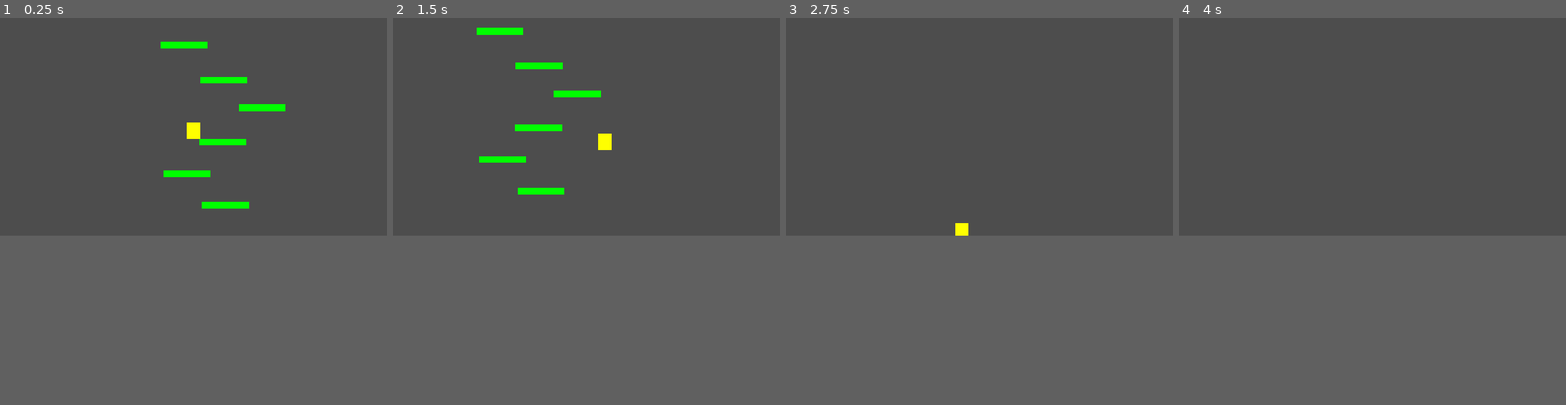
Above: before the commit, frames 1-4 (left to right).
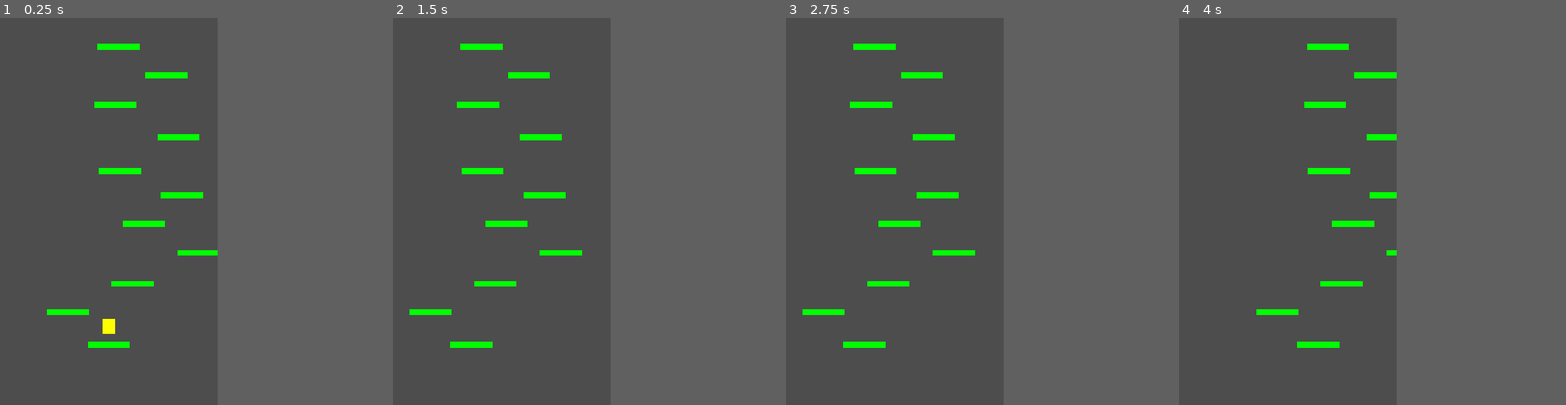
Above: after the commit, the same moments.

Repository: mezegis-hub/Vertical-Jumper
Game: Godot game, scene res://Scene/main.tscn
The game is run twice, just before and just after one commit, with the same random seed, the same clock (stepped at 60 frames per second) and the same inputs.
Inputs:
- Up to frame 1 (0.25 s): no input
- Up to frame 2 (1.5 s): tap Enter (ui_accept) at 0.5, 0.77 s; hold Right (ui_right) from 0.53 s (still down)
- Up to frame 3 (2.75 s): tap Enter (ui_accept) at 1.52 s; release Right (ui_right) at 2.03 s; hold Left (ui_left) from 2.03 s (still down)
- Up to frame 4 (4 s): release Left (ui_left) at 2.78 s; hold Right (ui_right) from 2.78 s (still down); tap Enter (ui_accept) at 3.02, 3.77 s
In our replay, the window is 800x450 before the commit and 450x800 after it. These sizes can differ from the game's own. Grey fills any space a smaller window leaves; there, only what the larger window draws over its background counts as a difference.

The runs differ from the first frame. In frame 1, 3.4% of the frame differs, in the area x 12-74%, y 6-86%; in frame 2, 3.2%; in frame 3, 2.0%; in frame 4, 1.7%.

Commit message:
screen wrapping
added screen wrapping
changed window size
changed camera setting
reverted to 'space bar' to jump

Diff:
--- a/Scene/main.tscn
+++ b/Scene/main.tscn
@@ -7,7 +7,7 @@
 [node name="Main" type="Node2D" unique_id=1778091553]
 
 [node name="Player" parent="." unique_id=726204177 instance=ExtResource("1_f6udf")]
-position = Vector2(305, 256)
+position = Vector2(0, -100)
 
 [node name="PlatformGenerator" type="Node2D" parent="." unique_id=482221497 node_paths=PackedStringArray("player")]
 script = ExtResource("3_r34rm")
--- a/Scene/player.tscn
+++ b/Scene/player.tscn
@@ -19,4 +19,8 @@
 shape = SubResource("RectangleShape2D_ublff")
 
 [node name="Camera2D" type="Camera2D" parent="." unique_id=1371268473]
+offset = Vector2(0, -300)
+limit_left = -460
+limit_right = 460
+limit_bottom = 500
 position_smoothing_enabled = true
--- a/Scripts/platform_generator.gd
+++ b/Scripts/platform_generator.gd
@@ -6,70 +6,76 @@
 
 
 
-const PLATFORM_COUNT = 20
+const INITIAL_PLATFORM_COUNT = 1
+const GENERATION_DISTANCE = 1500.0
+
 const MIN_VERTICAL_DISTANCE = 80.0
-const MAX_VERTICAL_DISTANCE = 110.0
+const MAX_VERTICAL_DISTANCE = 120.0
 
-const MIN_HORIZONTAL_DISTANCE = 100.0
-const MAX_HORIZONTAL_DISTANCE = 160.0
+const MIN_HORIZONTAL_DISTANCE = 120.0
+const MAX_HORIZONTAL_DISTANCE = 220.0
 
-const SCREEN_LEFT = 100.0
-const SCREEN_RIGHT = 700.0
+const SCREEN_LEFT = -300.0
+const SCREEN_RIGHT = 300.0
 
 
+var current_position = Vector2(0, 0)
+
 func _ready() -> void:
-	#generate_platform()
-	var current_position = Vector2(400, 500)
+	for i in INITIAL_PLATFORM_COUNT:
+		generate_platform()
 
-	for i in PLATFORM_COUNT:
-		var platform = platform_scene.instantiate()
-		add_child(platform)
+func _process(_delta: float) -> void:
+	if player.position.y < current_position.y + GENERATION_DISTANCE:
+		generate_platform()
 
-		platform.position = current_position
+func generate_platform() -> void:
+	var platform = platform_scene.instantiate()
+	add_child(platform)
 
-		var random_y = randf_range(
-			MIN_VERTICAL_DISTANCE,
-			MAX_VERTICAL_DISTANCE
-		)
-		var left_wall = SCREEN_LEFT
-		var left_min = current_position.x - MAX_HORIZONTAL_DISTANCE
-		var left_max = current_position.x - MIN_HORIZONTAL_DISTANCE
+	platform.position = current_position
 
-		var right_min = current_position.x + MIN_HORIZONTAL_DISTANCE
-		var right_wall = SCREEN_RIGHT
-		var right_max = current_position.x + MAX_HORIZONTAL_DISTANCE
+	var random_y = randf_range(
+		MIN_VERTICAL_DISTANCE,
+		MAX_VERTICAL_DISTANCE
+	)
 
 
-		var can_go_left = left_max >= left_wall
-		var can_go_right = right_min <= right_wall
+	var left_wall = SCREEN_LEFT
+	var left_min = current_position.x - MAX_HORIZONTAL_DISTANCE
+	var left_max = current_position.x - MIN_HORIZONTAL_DISTANCE
+
+	var right_min = current_position.x + MIN_HORIZONTAL_DISTANCE
+	var right_wall = SCREEN_RIGHT
+	var right_max = current_position.x + MAX_HORIZONTAL_DISTANCE
 
 
-		if can_go_left and can_go_right:
-			if randf() < 0.5:
-				current_position.x = randf_range(
-					left_min,
-					left_max
-				)
-			else:
-				current_position.x = randf_range(
-					right_min,
-					right_max
-				)
+	var can_go_left = left_max >= left_wall
+	var can_go_right = right_min <= right_wall
 
-		elif can_go_left:
+
+	if can_go_left and can_go_right:
+		if randf() < 0.5:
 			current_position.x = randf_range(
 				left_min,
 				left_max
 			)
-
-		elif can_go_right:
+		else:
 			current_position.x = randf_range(
 				right_min,
 				right_max
 			)
 
-		current_position.y -= random_y
+	elif can_go_left:
+		current_position.x = randf_range(
+			left_min,
+			left_max
+		)
 
-# Called every frame. 'delta' is the elapsed time since the previous frame.
-func _process(delta: float) -> void:
-	pass
+	elif can_go_right:
+		current_position.x = randf_range(
+			right_min,
+			right_max
+		)
+
+	current_position.y -= random_y
--- a/Scripts/player.gd
+++ b/Scripts/player.gd
@@ -7,12 +7,16 @@
 
 const JUMP_CUT_MULTIPLIER = 0.3
 
+
+
 func _physics_process(delta: float) -> void:
 	# Add the gravity.
 	if not is_on_floor():
 		velocity.y += GRAVITY * delta
 
 	# Handle jump.
+	#if is_on_floor():
+			#velocity.y = JUMP_VELOCITY
 	if Input.is_action_just_pressed("ui_accept") and is_on_floor():
 		velocity.y = JUMP_VELOCITY
 
@@ -28,4 +32,10 @@
 	else:
 		velocity.x = move_toward(velocity.x, 0, SPEED)
 
+
 	move_and_slide()
+
+	if position.x < -400:
+		position.x = 400
+	if position.x > 400:
+		position.x = -400
--- a/project.godot
+++ b/project.godot
@@ -17,6 +17,8 @@
 
 [display]
 
+window/size/viewport_width=720
+window/size/viewport_height=1280
 window/stretch/mode="canvas_items"
 window/stretch/aspect="expand"
 
